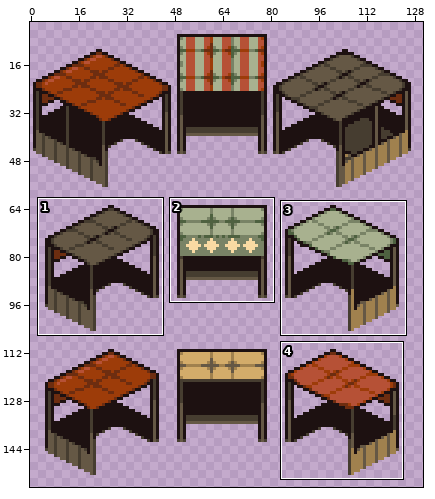
One commit to this sprite sheet: Assets/Graphics/World/Materials/festival backsprites.png. The picture above shows the old version from afar; the outline marks the close-up.
Close-up. Earlier state:
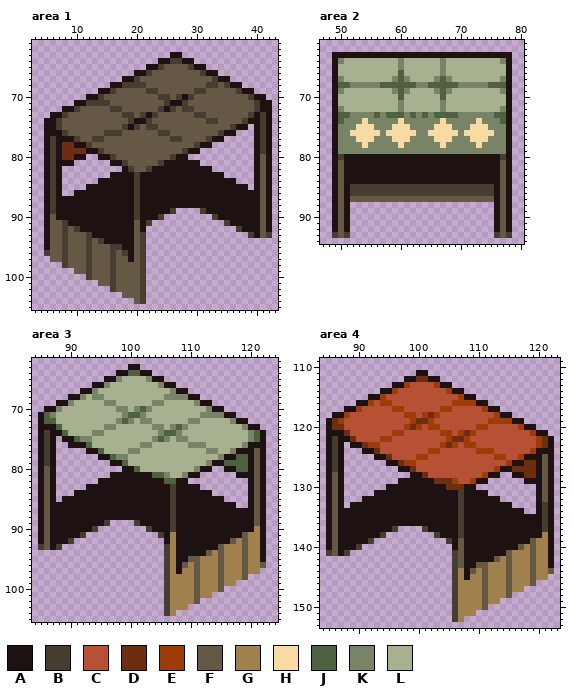
The file is 256x256 pixels. Colours within 5 levels of each other are drawn and written as one. Shown: area 1: x 3..43, y 61..105; area 2: x 47..80, y 61..94; area 3: x 84..124, y 62..105; area 4: x 84..123, y 109..153. The wide view leaves out empty margins. The commit also changed other parts of the picture, which this record leaves out.
Palette (. is transparent): A #1d1111  B #463d30  C #b65136  D #6d2d10  E #9d3c09  F #655845  G #a0814e  H #f9daa3  J #4e6140  K #798366  L #a8b18f
After the commit:
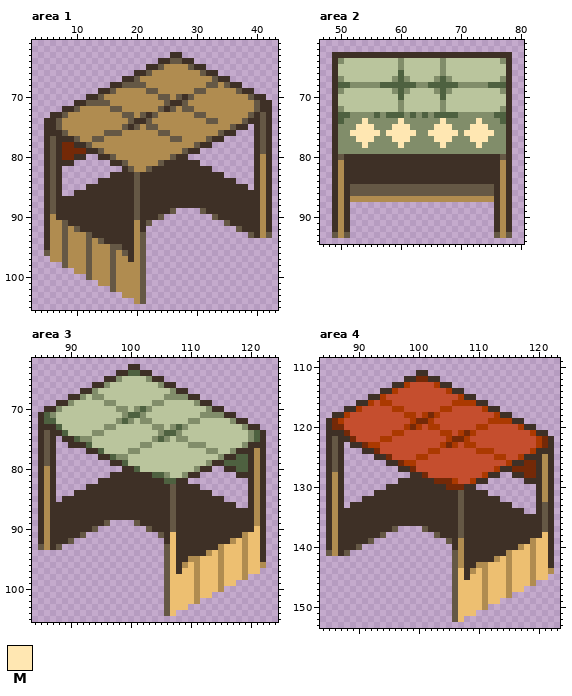
Colours new in this view: M #ffe7b2
Diff:
colour A: #1d1111 -> #3e3026
colour B: #463d30 -> #655845
colour C: #b65136 -> #c54e2e
colour D: #6d2d10 -> #742907
colour E: #9d3c09 -> #ab3900
colour F: #655845 -> #b08c50
colour G: #a0814e -> #edbf71
colour K: #798366 -> #818d6a
colour L: #a8b18f -> #bac59d
Area 2:
y 74: x 54 H -> M; x 60 H -> M; x 67 H -> M; x 73 H -> M
y 75: x 53..55 HHH -> MMM; x 59..61 HHH -> MMM; x 66..68 HHH -> MMM; x 72..74 HHH -> MMM
y 76: x 52..56 HHHHH -> MMMMM; x 58..62 HHHHH -> MMMMM; x 65..69 HHHHH -> MMMMM; x 71..75 HHHHH -> MMMMM
y 77: x 53..55 HHH -> MMM; x 59..61 HHH -> MMM; x 66..68 HHH -> MMM; x 72..74 HHH -> MMM
y 78: x 54 H -> M; x 60 H -> M; x 67 H -> M; x 73 H -> M
